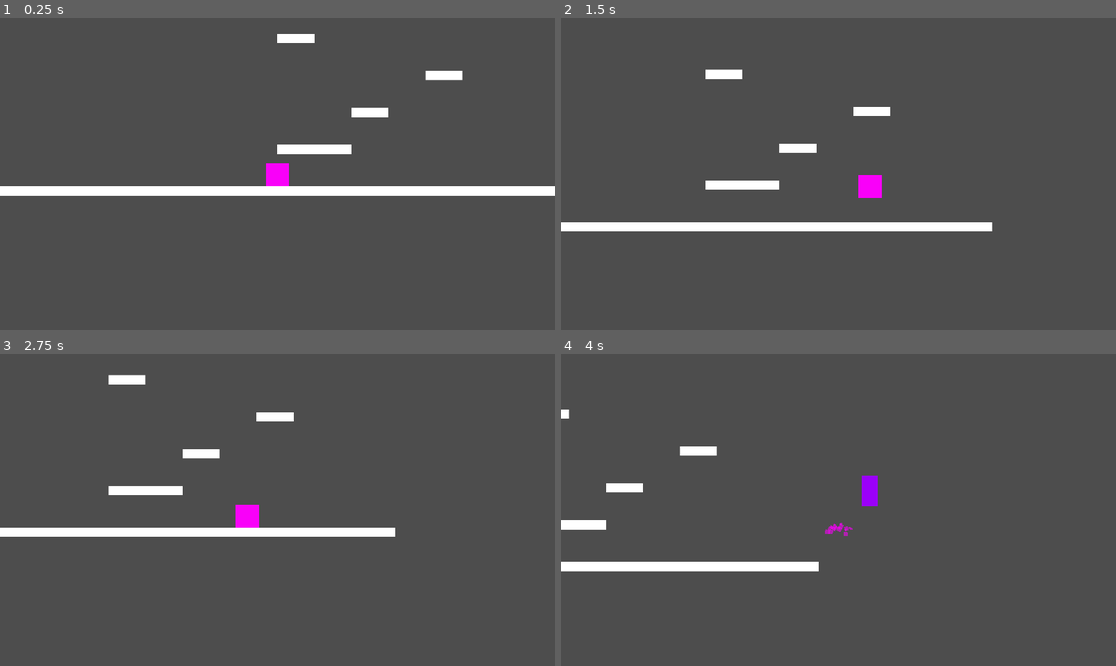
Above: before the commit, frames 1-4 (two rows, left to right).
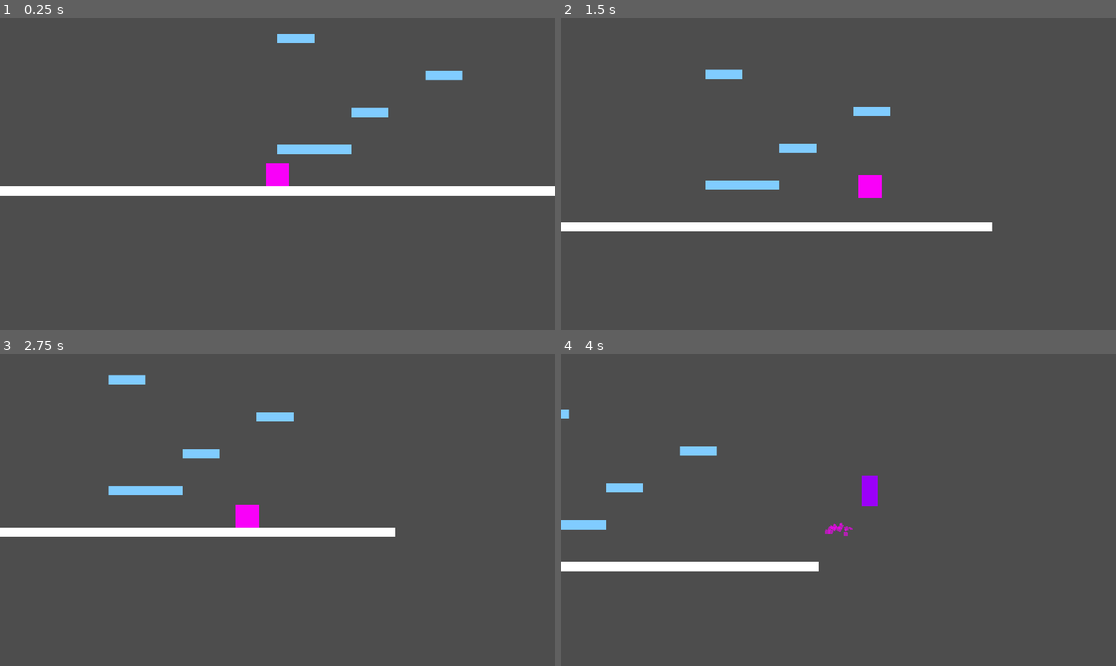
Above: after the commit, the same moments.

Repository: schathe/Platformer-Godot
Game: Godot game, scene res://scenes/game.tscn
The game is run twice, just before and just after one commit, with the same random seed, the same clock (stepped at 60 frames per second) and the same inputs.
Inputs:
- Up to frame 1 (0.25 s): no input
- Up to frame 2 (1.5 s): hold D (move_right) from 0.53 s (still down); tap Space (jump) at 0.77 s
- Up to frame 3 (2.75 s): tap Space (jump) at 1.52 s; release D (move_right) at 2.03 s; hold A (move_left) from 2.03 s (still down)
- Up to frame 4 (4 s): release A (move_left) at 2.78 s; hold D (move_right) from 2.78 s (still down); tap Space (jump) at 3.02, 3.77 s

The runs differ from the first frame. In frame 1, 1.0% of the frame differs, in the area x 49-84%, y 5-44%; in frame 2, 1.0%; in frame 3, 1.0%; in frame 4, 0.7%.

Commit message:
chore: update one-way platform color

Diff:
--- a/scenes/playground/platform/platforms.tscn
+++ b/scenes/playground/platform/platforms.tscn
@@ -12,6 +12,7 @@
 offset_top = -8.0
 offset_right = 32.0
 offset_bottom = 8.0
+color = Color(0.5019608, 0.8, 1, 1)
 metadata/_edit_use_anchors_ = true
 
 [node name="OneWayPlateformCollision" type="CollisionShape2D" parent="OneWayPlateformBody" unique_id=1201692666]
